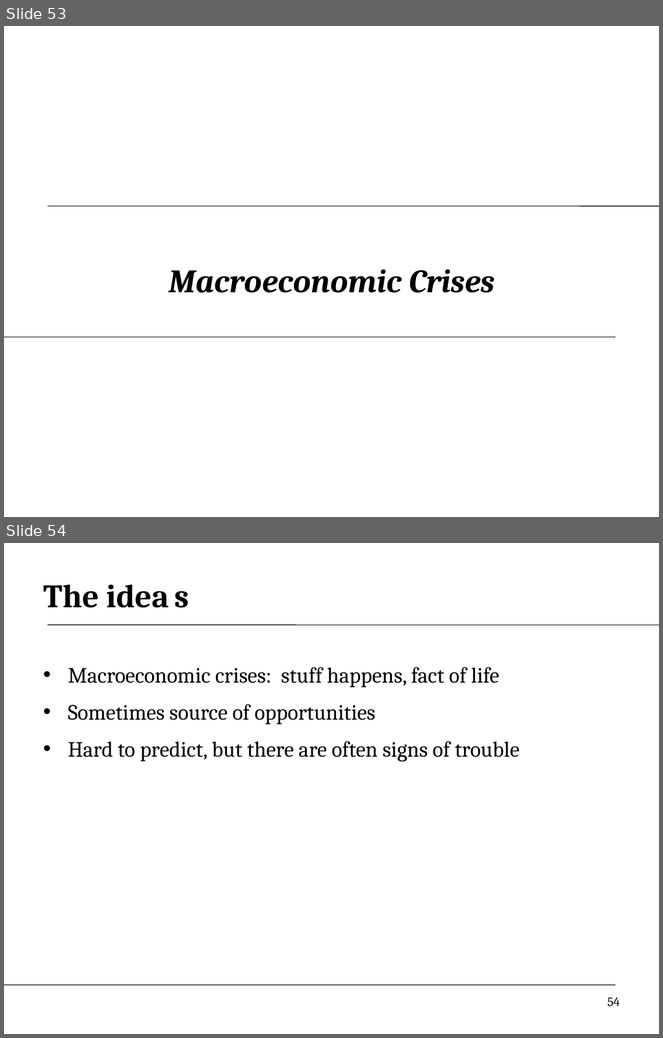
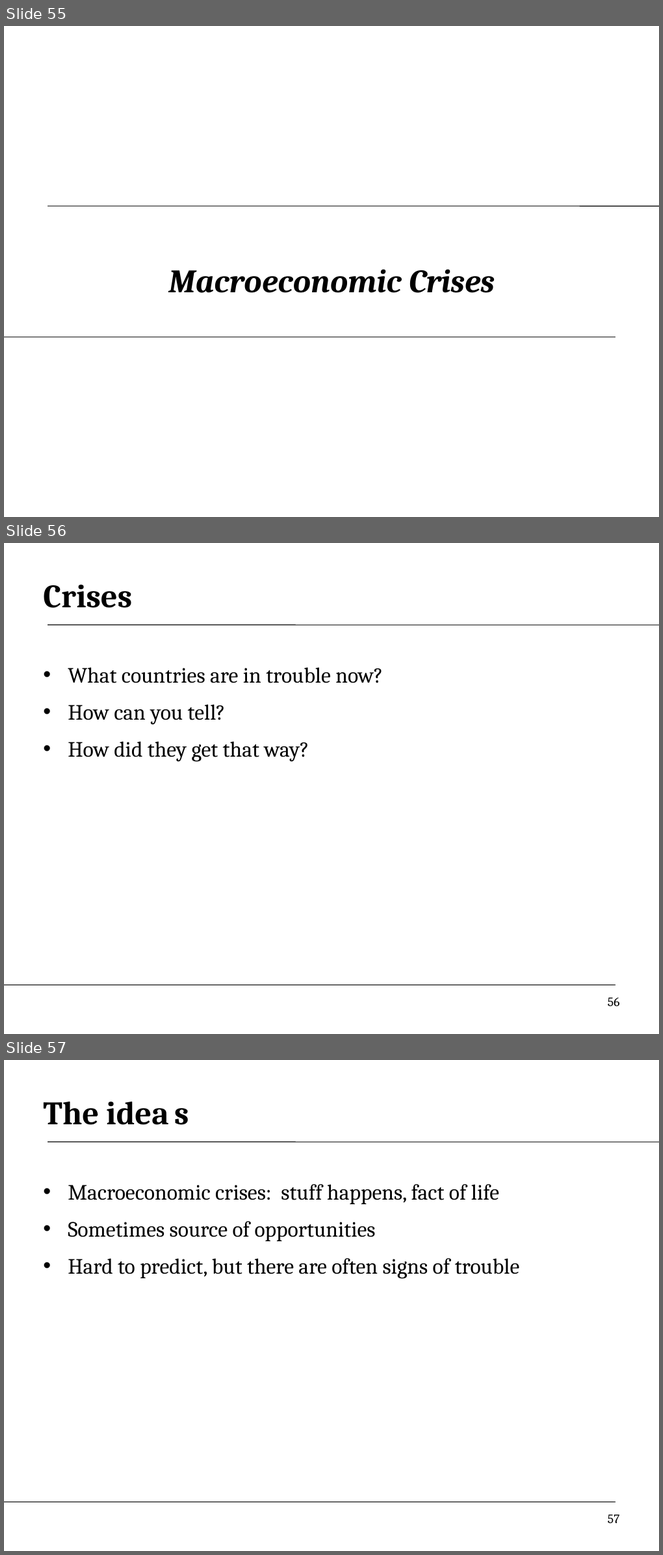
Before and after one commit to DaveBackus/Global_Economy, a slide deck: Slides/slides_fx2_crises_f14.pptx. Shown one above the other, each under a label of ours: slides 53 and 54 before the commit, slides 55, 56 and 57 after it. The pictures are 663x1038 and 663x1555 pixels, drawn with LibreOffice and Linux fonts; fonts in the diff are those of the drawing. Boxes give left, top, right and bottom in pixels: in the first picture for what was removed or moved away, otherwise in the second. Text is boxed around its words. In the diff, an @@ line names an element or a change of style, - is before the commit and + after.

```diff
--- a/Slides/slides_fx2_crises_f14.pptx
+++ b/Slides/slides_fx2_crises_f14.pptx
@@ slide 56 added at box(4, 543, 659, 1034), background #FFFFFF; not listed: 2 template elements that a slide beside it also shows @@
@@ title added at box(43, 585, 132, 608), 36 pt, text #000000, bold @@
+Crises
@@ text added at box(68, 667, 383, 762), 24 pt, text #000000 @@
+• What countries are in trouble now?
+• How can you tell?
+• How did they get that way?
@@ page number added at box(608, 998, 620, 1006), 14 pt, text #000000 @@
+56
@@ what was slide 53 is now slide 55 @@
@@ what was slide 54 is now slide 57 @@
@@ page number at box(608, 1515, 620, 1523): text changed @@
-54
+57
```
Also in this commit, not shown: 5 slides changed, 2 other slides added, 12 other files.
